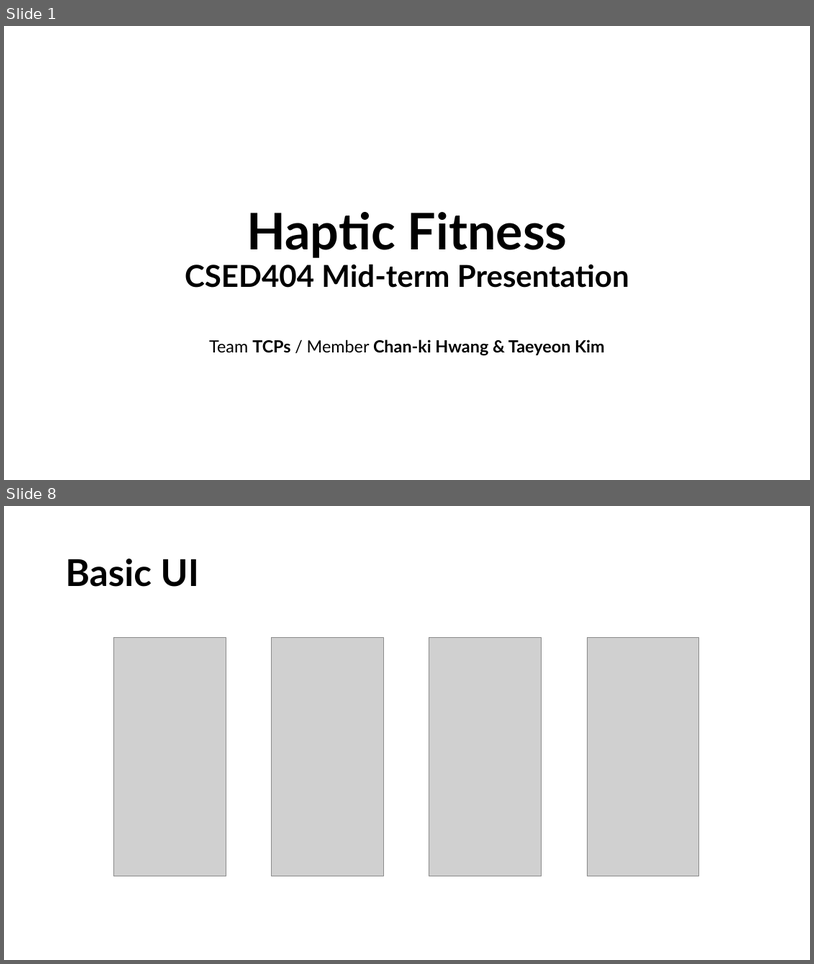
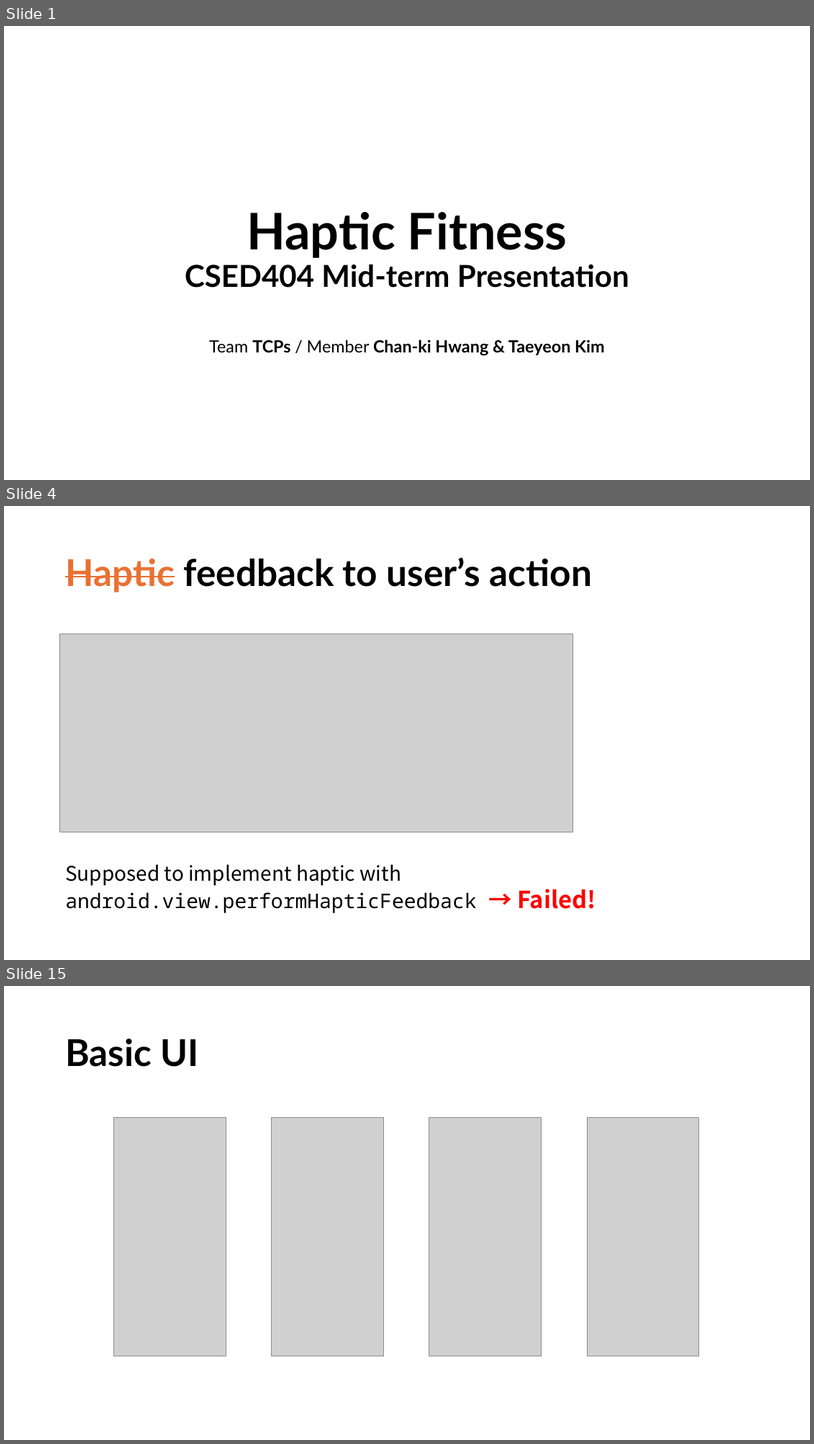
Before and after one commit to Aplace0927/CSED404-Mobile-Ubiquitous-Computing-Project, a slide deck: Presentations/Midterm-TCPs.pptx. Shown one above the other, each under a label of ours: slides 1 and 8 before the commit, slides 1, 4 and 15 after it; the slides between them are not shown. The pictures are 814x964 and 814x1444 pixels, drawn with LibreOffice and Linux fonts; fonts in the diff are those of the drawing; grey boxes stand for pictures. Boxes give left, top, right and bottom in pixels: in the first picture for what was removed or moved away, otherwise in the second. Text is boxed around its words. In the diff, an @@ line names an element or a change of style, - is before the commit and + after.

```diff
--- a/Presentations/Midterm-TCPs.pptx
+++ b/Presentations/Midterm-TCPs.pptx
@@ slide 4 added at [4,506,810,960], background #FFFFFF @@
@@ title added at [65,557,592,592], 44 pt, text #000000, bold @@
+Haptic feedback to user’s action
@@ picture added at [59,633,574,832] @@
@@ text added at [65,864,596,913], 24 pt, text #000000 @@
+Supposed to implement haptic with
+android.view.performHapticFeedback → Failed!
@@ what was slide 8 is now slide 15 @@
```
Also in this commit, not shown: 1 slide changed, 9 other slides added, 2 slides removed.
